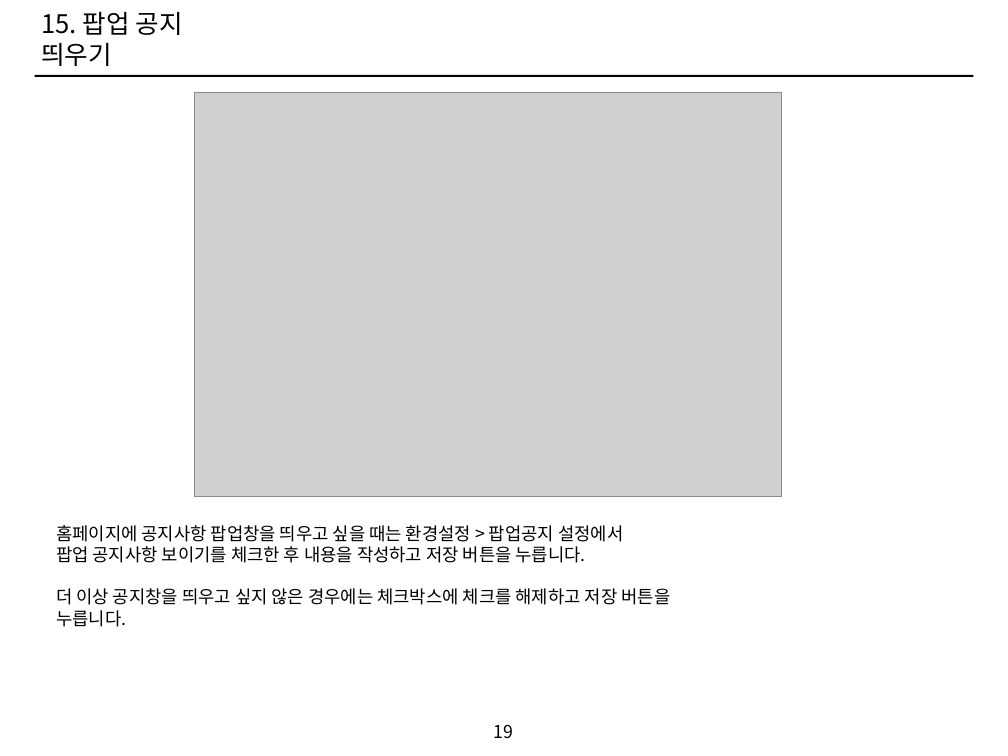
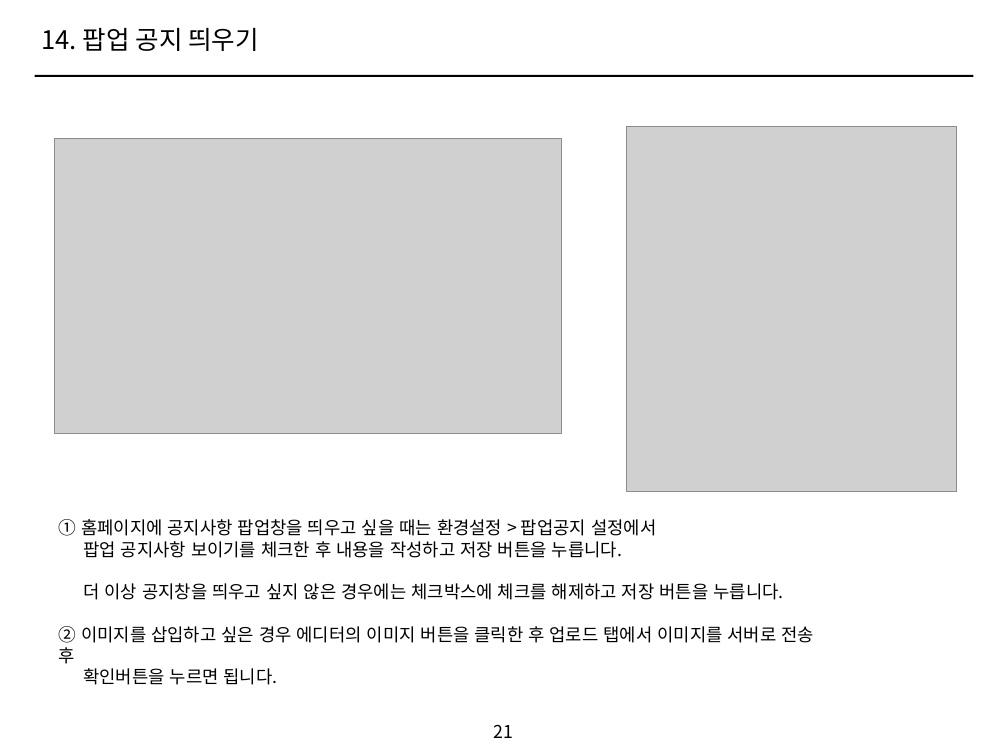
Before and after one commit to ethanjoh/SOHO-market, a slide deck: slide 21 of manual.pptx (slide 19 before the commit). Drawn at 1008x756 pixels with LibreOffice and Linux fonts; fonts in the diff are those of the drawing; grey boxes stand for pictures. Boxes give left, top, right and bottom in pixels: in the first picture for what was removed or moved away, otherwise in the second. Text is boxed around its words. In the diff, an @@ line names an element or a change of style, - is before the commit and + after.

```diff
--- a/manual.pptx
+++ b/manual.pptx
@@ text at (41,28,259,51): text changed @@
-15. 팝업 공지 띄우기
+14. 팝업 공지 띄우기
@@ picture removed at (194,92,781,496) @@
@@ picture added at (55,138,561,434) @@
@@ picture added at (627,127,956,491) @@
@@ text at (59,519,656,536): text changed @@
-홈페이지에 공지사항 팝업창을 띄우고 싶을 때는 환경설정 > 팝업공지 설정에서
+① 홈페이지에 공지사항 팝업창을 띄우고 싶을 때는 환경설정 > 팝업공지 설정에서
@@ text at (59,626,814,685): paragraphs added @@
+② 이미지를 삽입하고 싶은 경우 에디터의 이미지 버튼을 클릭한 후 업로드 탭에서 이미지를 서버로 전송 후
+확인버튼을 누르면 됩니다.
@@ page number at (494,724,514,738): text changed @@
-19
+21
```
Also in this commit, not shown: 18 other slides changed, 6 slides added, 2 slides removed, 5 other files.
